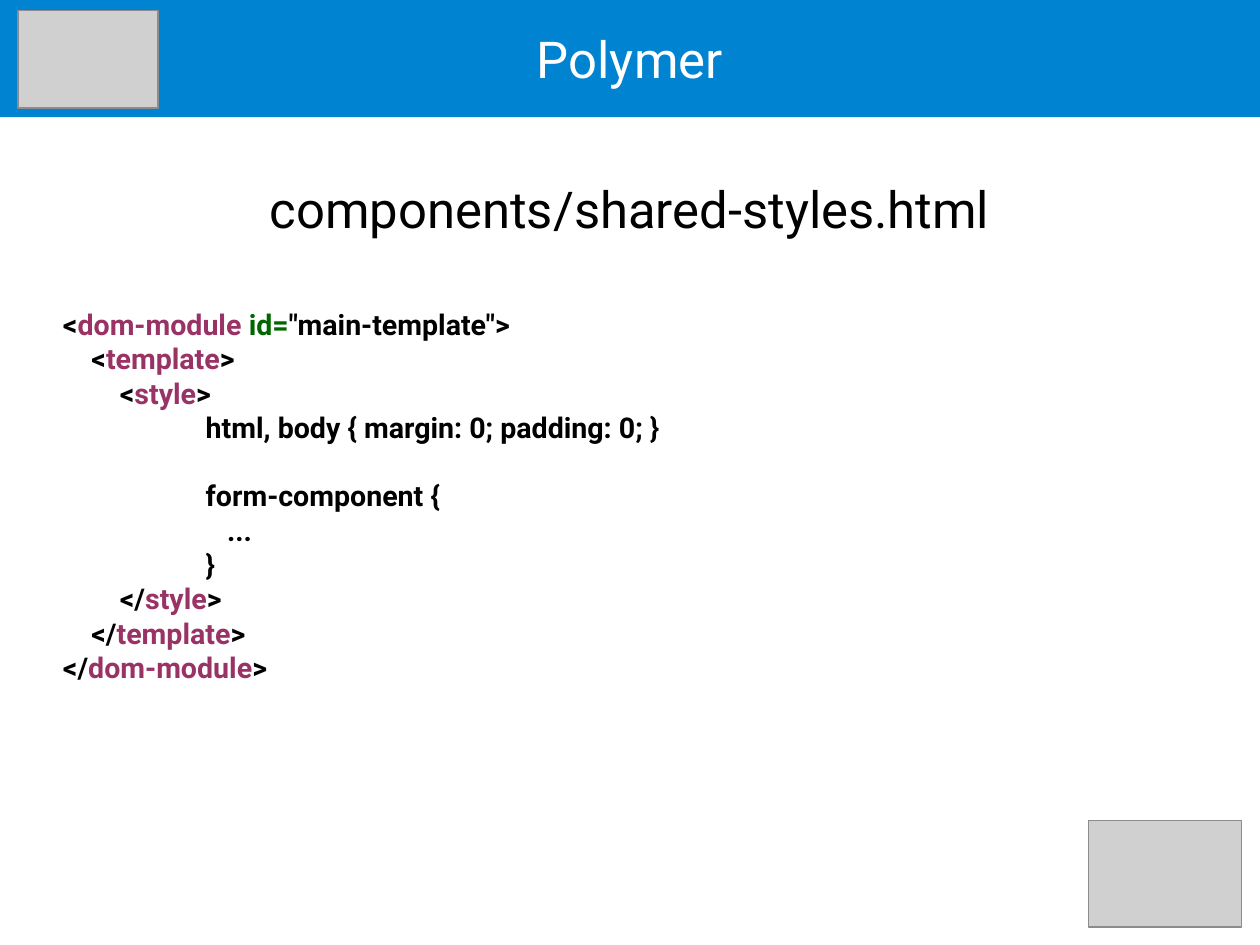
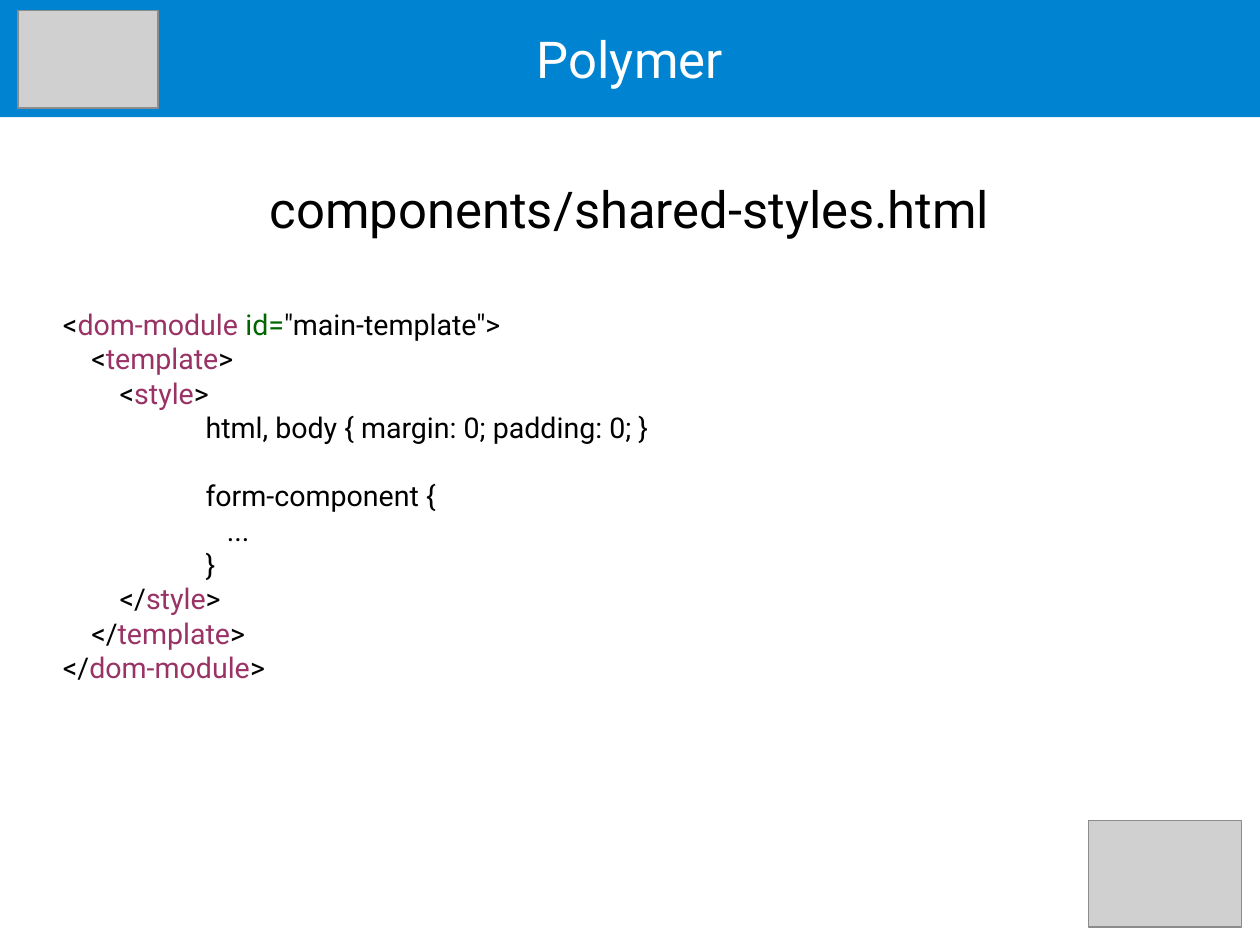
Before and after one commit to gerard-payne/polymer-demo, a slide deck: slide 25 of polymer 2 tutorial.odp. Drawn at 1260x945 pixels with LibreOffice and Linux fonts; fonts in the diff are those of the drawing; grey boxes stand for pictures. Boxes give left, top, right and bottom in pixels: in the first picture for what was removed or moved away, otherwise in the second. Text is boxed around its words. In the diff, an @@ line names an element or a change of style, - is before the commit and + after.

Commit message:
fixed broken fonts on osx

```diff
--- a/polymer 2 tutorial.odp
+++ b/polymer 2 tutorial.odp
@@ text at box(63, 313, 631, 680): bold off in "<dom-module id="main-template">", "<template>", "<style>", "html, body { margin: 0; padding: 0; ..." and 6 more places @@
```
Also in this commit, not shown: 19 other slides changed.
